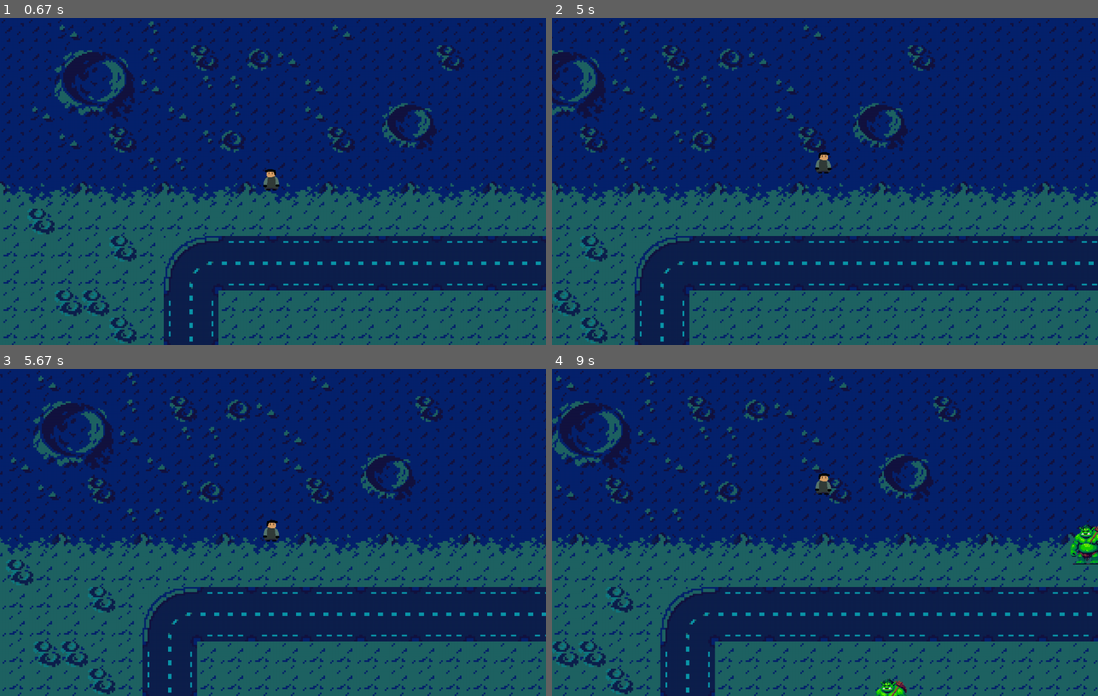
Above: before the commit, frames 1-4 (two rows, left to right).
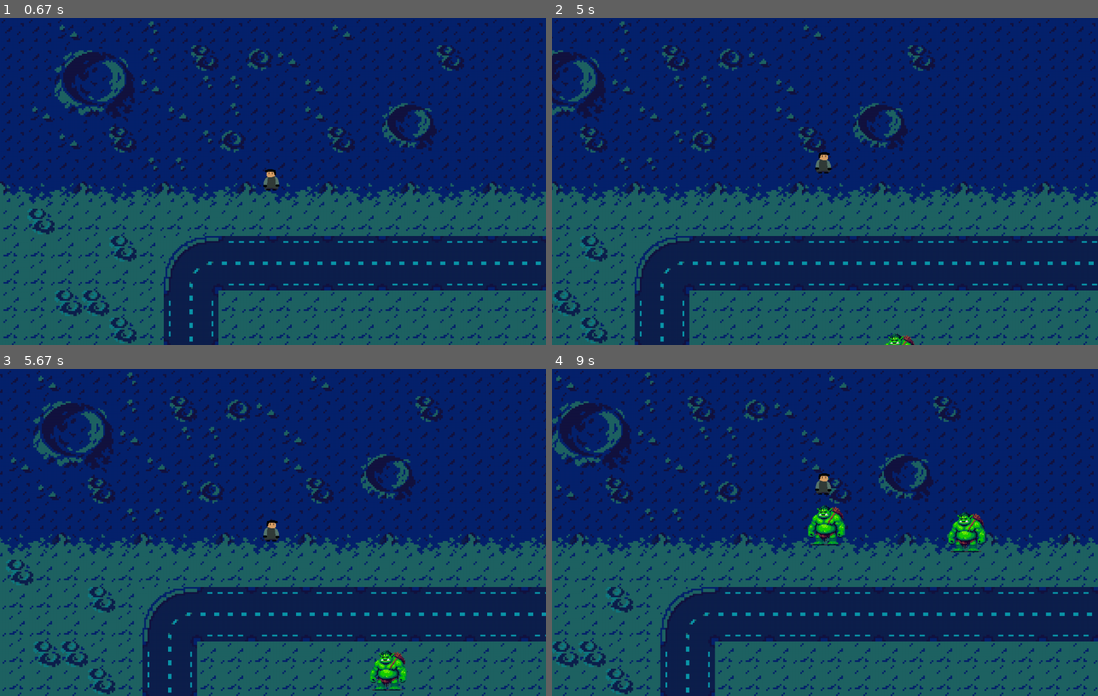
Above: after the commit, the same moments.

Repository: jgabrielsg/LP-PyGame
Game: pygame game, started from main.py
Same seed, same stepped clock (60 frames per second), same inputs: the game is played once before the commit and once after it.
Inputs (mouse positions are in pixels of both pictures, inside the frame that each line leads up to):
- Up to frame 1 (0.67 s): click "PLAY" at 0.38 s
- Up to frame 2 (5 s): click (999, 171) at 0.72 s; hold Right 1-1.47 s; hold Up 1.5-1.8 s; hold Right 1.83-2.3 s; hold Left 2.33-2.87 s; hold Down 2.9-3.2 s; hold Left 3.23-3.63 s; hold Up 3.67-4.03 s; hold Right 4.07-4.7 s; hold Down from 4.73 s (still down)
- Up to frame 3 (5.67 s): release Down at 5.1 s; hold Left 5.13-5.6 s; hold Right from 5.63 s (still down)
- Up to frame 4 (9 s): release Right at 6.1 s; hold Up 6.13-6.43 s; hold Right 6.47-6.93 s; hold Left 6.97-7.5 s; hold Down 7.53-7.83 s; hold Left 7.87-8.27 s; hold Up 8.3-8.67 s; hold Right from 8.7 s (still down)

Frame 1 is identical in both runs. In frame 2, 0.1% of the frame differs, in the area x 60-67%, y 96-100%; in frame 3, 0.6%; in frame 4, 1.9%, in the area x 46-100%, y 41-100%.

Commit message:
Fazendo o player tomar dano e melhorando o poder do lazer

Diff:
--- a/characters/enemy.py
+++ b/characters/enemy.py
@@ -38,7 +38,7 @@
 class Enemy_Tank(Enemy):
     def __init__(self, pos, groups, animation_images):
         super().__init__(pos, groups, 50, image_path="assets/images/ogro_1.png")
-        self.speed = 1.5
+        self.speed = 2
 
         # Usando as imagens pré carregadas
         self.animation_images = animation_images.copy()
--- a/main.py
+++ b/main.py
@@ -79,11 +79,10 @@
         self.Magics = {"Dano Base": 0, "LazerBeam": 0, "Fire Rate": 0}
 
         # Controle de Poderes
-        self.lazerOnCooldown = False
-        self.LazerBeamCooldown = 7
+        self.LazerBeamCooldown = 3
         self.LazerTime = 0
 
-        self.playerCooldown = 1
+        self.playerCooldown = 0.3
         self.playerLastShot = 0
 
         self.running = True
@@ -106,7 +105,8 @@
 
                 self.Magics[upgrade] += 1
 
-                self.playerCooldown = 1 - (self.Magics["Fire Rate"]/10)
+                self.playerCooldown = 1 - (self.Magics["Fire Rate"]/20)
+                self.LazerBeamCooldown = 3 - (self.Magics["LazerBeam"]/3)
 
                 self.Upgrading = False
 
@@ -138,6 +138,14 @@
 
     def collisions(self):
         #Função que cuida das colisões de dano (inimigo - player), (tiro - inimigo)
+
+        #Dano no Player
+        collision_sprites = pygame.sprite.spritecollide(self.player, self.damagePlayer_sprites, False)
+        if collision_sprites:
+            for enemy_sprite in collision_sprites:
+                if enemy_sprite.sprite_type == 'bullet':
+                    enemy_sprite.kill()
+                self.player.health -= 10
 
         #Coleta de Mana
         if self.item_sprites:
@@ -276,16 +284,11 @@
 
     #Define quando o lazer será
     def Cast_Lazer(self, tempo):
-        if not self.lazerOnCooldown:
-            self.lazerOnCooldown = True
+        if tempo > (self.LazerTime + self.LazerBeamCooldown):
             self.LazerTime = tempo
-
             lazer = LazerBeam(self.player.rect.center, [self.attack_sprites, self.camera], self.Magics["LazerBeam"], image_path="assets/images/woodtile.png")
             lazer.CastMagic()
             self.projectiles.append(lazer)
-
-        elif tempo > (self.LazerTime + self.LazerBeamCooldown):
-            self.lazerOnCooldown = False
 
 # Cria o game e roda ele
 if __name__ == "__main__":
